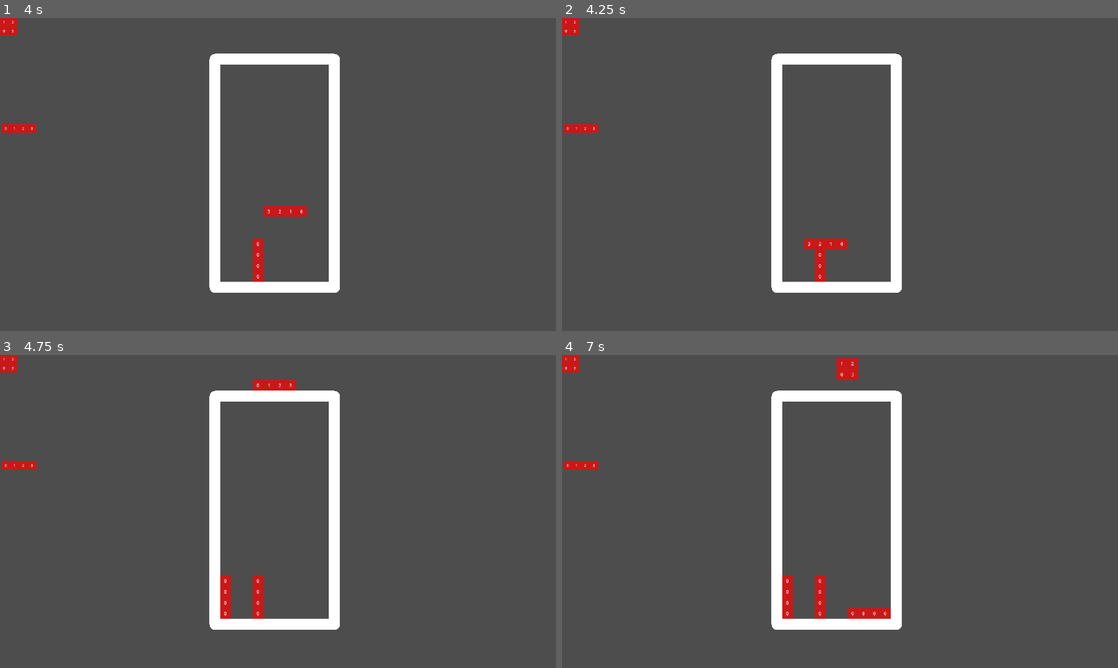
Above: before the commit, frames 1-4 (two rows, left to right).
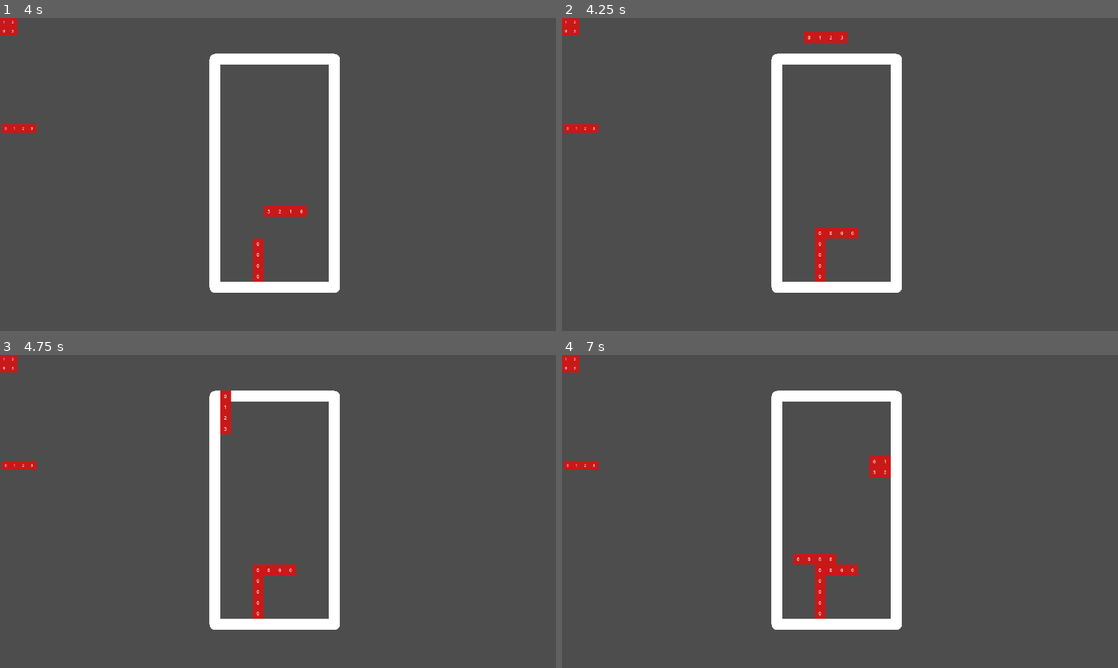
Above: after the commit, the same moments.

Repository: alpdk/tetris-godot
Game: Godot game, scene res://level/level.tscn
Same seed, same stepped clock (60 frames per second), same inputs: the game is played once before the commit and once after it.
Inputs (mouse positions are in pixels of both pictures, inside the frame that each line leads up to):
- Up to frame 1 (4 s): move the mouse to (400, 158) at 0.52 s; hold D (slide_right) 0.53-1.28 s; click (400, 158) at 0.6 s; move the mouse to (166, 190) at 1.27 s; hold A (slide_left) 1.28-2.03 s; click (166, 190) at 1.35 s; move the mouse to (333, 105) at 2.02 s; hold D (slide_right) 2.03-3.53 s; click (333, 105) at 2.1 s; move the mouse to (250, 237) at 2.77 s; click (250, 237) at 2.85 s; move the mouse to (444, 221) at 3.52 s; hold A (slide_left) from 3.53 s (still down); click (444, 221) at 3.6 s
- Up to frame 2 (4.25 s): keep holding A (slide_left)
- Up to frame 3 (4.75 s): keep holding A (slide_left); move the mouse to (111, 464) at 4.27 s; click (111, 464) at 4.35 s
- Up to frame 4 (7 s): move the mouse to (867, 511) at 5.02 s; click (867, 511) at 5.1 s; move the mouse to (756, 433) at 5.77 s; release A (slide_left) at 5.78 s; hold D (slide_right) from 5.78 s (still down); click (756, 433) at 5.85 s; move the mouse to (962, 495) at 6.52 s; click (962, 495) at 6.6 s

Frame 1 is identical in both runs. In frame 2, 0.8% of the frame differs, in the area x 43-54%, y 4-74%; in frame 3, 1.1%; in frame 4, 1.7%, in the area x 39-60%, y 0-85%.

Commit message:
Figures can stack on each others

Diff:
--- a/board/src/board.gd
+++ b/board/src/board.gd
@@ -217,13 +217,21 @@
 		* fig_grid_pos (Vector2) : grid position of the current figure
 
 	Returns:
-		* bool: true, if there is no obstacles
-				false, if there is obstacles
-	"""
-	print(fig_grid_pos)
+		* bool: true, if there are no obstacles
+				false, if there are obstacles
+	"""
 	if fig_grid_pos.y == 0:
 		return false
 
+	for block in cur_figure.get_blocks():
+		var block_grid_pos : Vector2i = self._pos_to_grid(cur_figure.position + block.position)
+
+		if block_grid_pos.y > 20:
+			continue
+
+		if binary_board[block_grid_pos.y - 1][block_grid_pos.x] == 1:
+			return false
+
 	return true
 
 func _update_game_boards(fig_grid_pos : Vector2):
@@ -237,6 +245,10 @@
 
 	for block in fig_blocks:
 		var block_grid_pos : Vector2i = self._pos_to_grid(cur_figure.position + block.position)
+
+		if block_grid_pos.y >= 20:
+			push_error("GAME OVER!!!")
+			return
 
 		binary_board[block_grid_pos.y][block_grid_pos.x] = 1
 		blocks_board[block_grid_pos.y][block_grid_pos.x].visible = true
